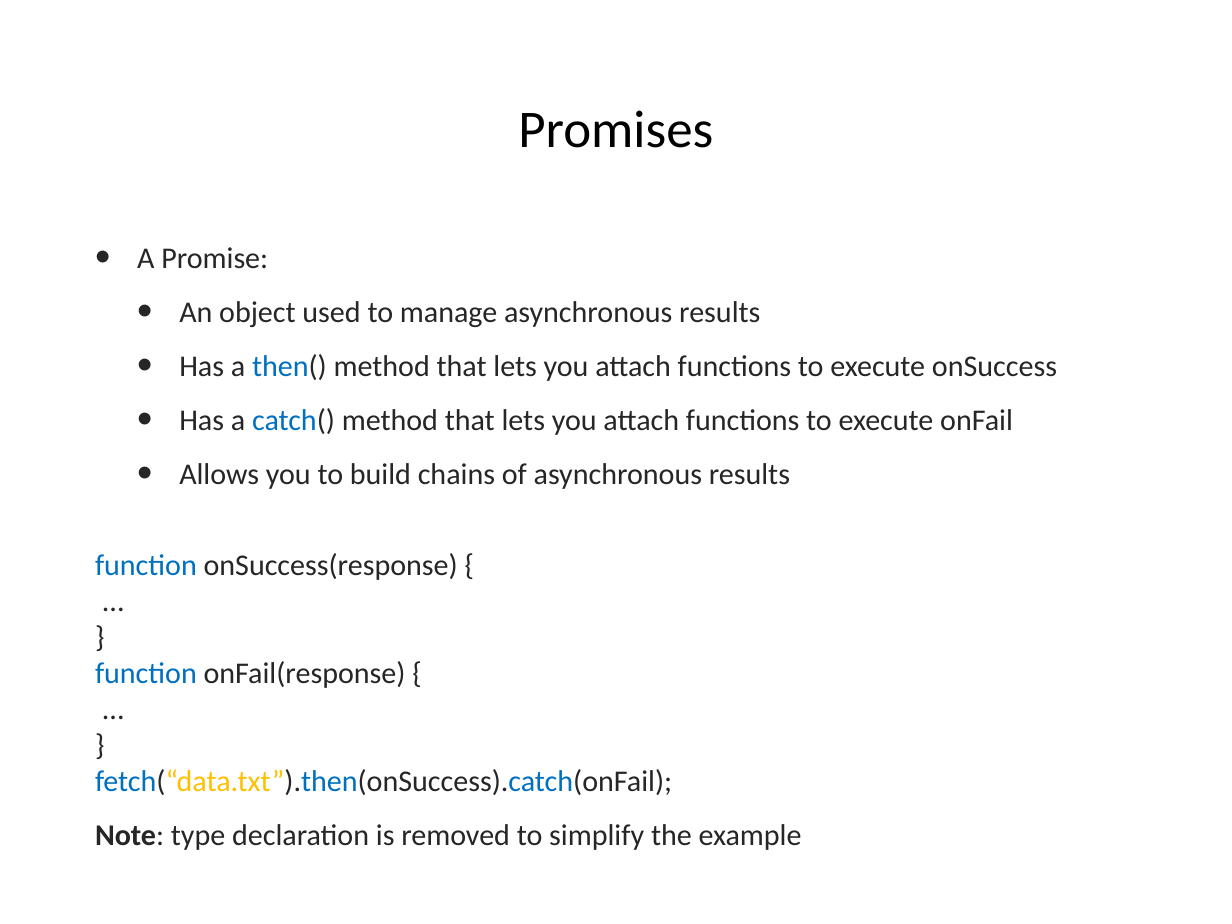
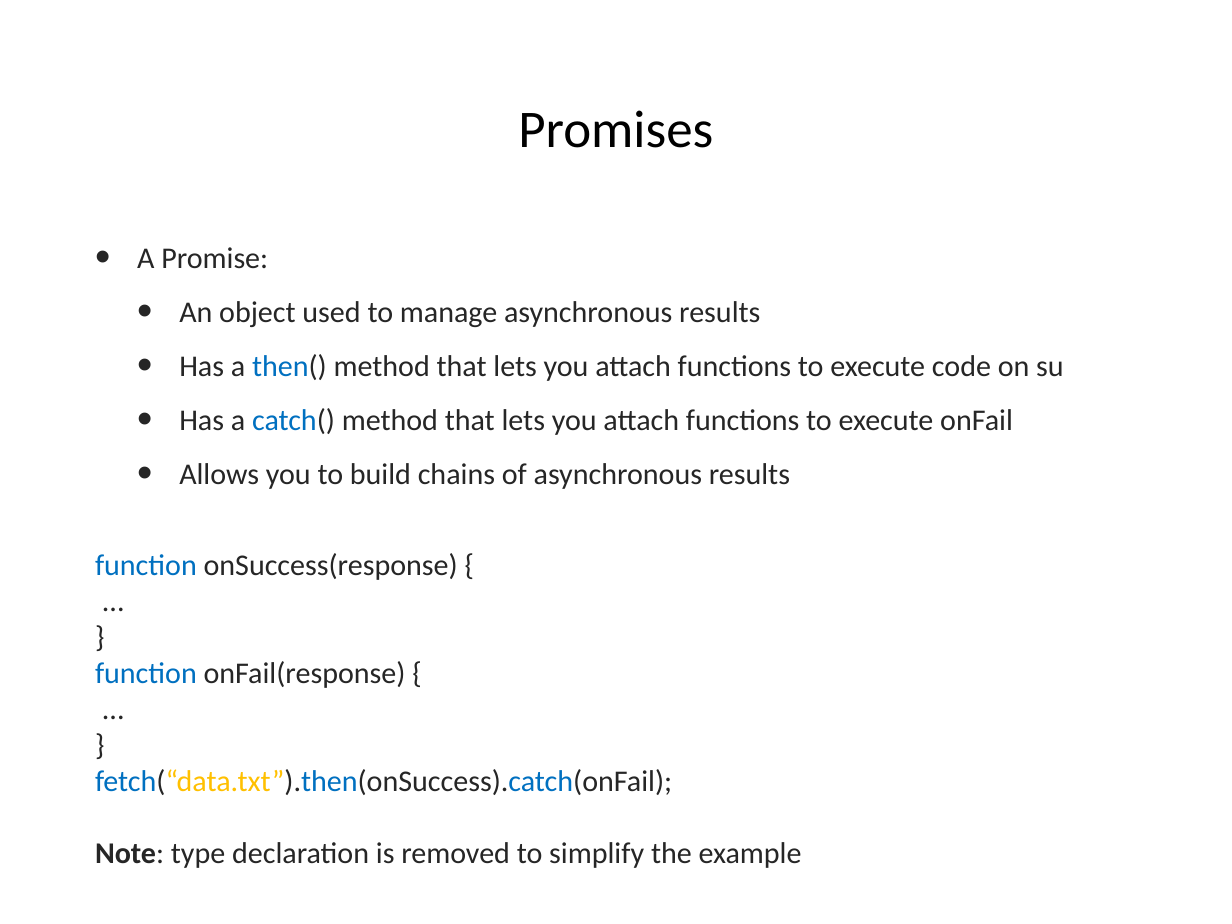
Before and after one commit to hogeschool/Development--Web, a slide deck: slide 9 of Lesson5/Lesson5.pptx. Drawn at 1232x924 pixels with LibreOffice and Linux fonts; fonts in the diff are those of the drawing. Boxes give left, top, right and bottom in pixels: in the first picture for what was removed or moved away, otherwise in the second. Text is boxed around its words. In the diff, an @@ line names an element or a change of style, - is before the commit and + after.

```diff
--- a/Lesson5/Lesson5.pptx
+++ b/Lesson5/Lesson5.pptx
@@ text at (x1=179, y1=354, x2=1064, y2=381): text changed @@
-  • Has a then() method that lets you attach functions to execute onSuccess
+  • Has a then() method that lets you attach functions to execute code on su
@@ text at (x1=95, y1=842, x2=802, y2=868): line spacing 1.5 to 1 @@
```
Also in this commit, not shown: 5 other slides changed, 1 other file.
